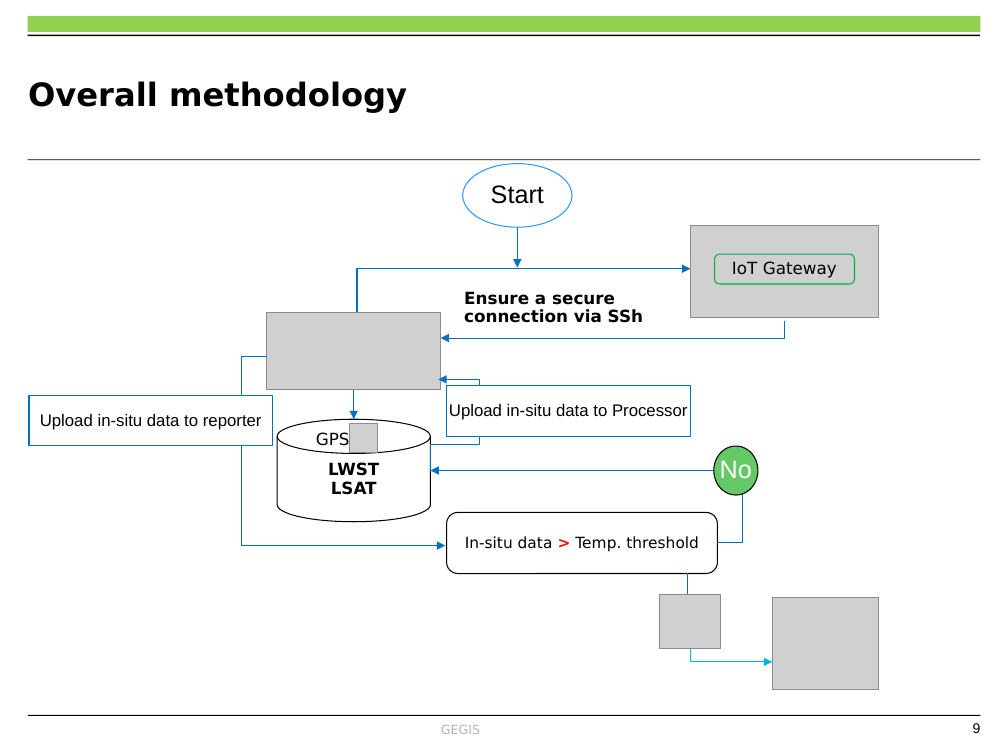
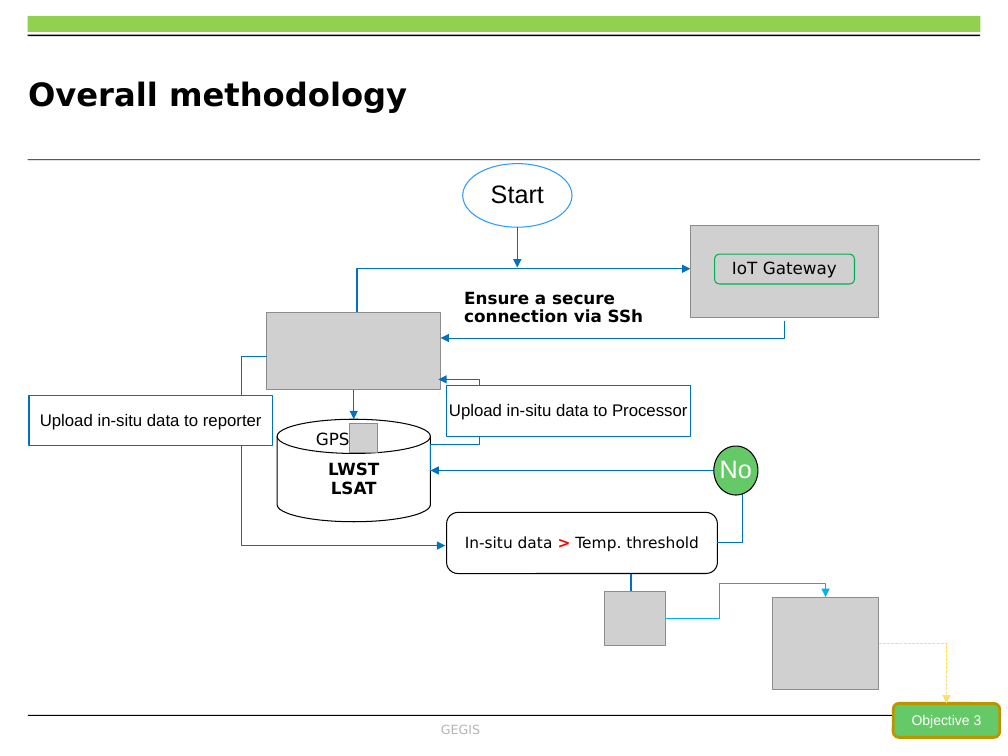
Before and after one commit to OkomoJacob/FinalYearProject, a slide deck: slide 9 of Dr. E Nduati, Superviser/Submissions/ENC222-0149_2017_OKOMO_JACOB_OKELLO_V3.pptx. Drawn at 1008x756 pixels with LibreOffice and Linux fonts; fonts in the diff are those of the drawing; grey boxes stand for pictures; background and template pictures are left out. Boxes give left, top, right and bottom in pixels: in the first picture for what was removed or moved away, otherwise in the second. Text is boxed around its words. In the diff, an @@ line names an element or a change of style, - is before the commit and + after.

```diff
--- a/Dr. E Nduati, Superviser/Submissions/ENC222-0149_2017_OKOMO_JACOB_OKELLO_V3.pptx
+++ b/Dr. E Nduati, Superviser/Submissions/ENC222-0149_2017_OKOMO_JACOB_OKELLO_V3.pptx
@@ picture moved from (x1=660, y1=594, x2=722, y2=648) to (x1=605, y1=592, x2=666, y2=646) @@
@@ line moved from (687, 594) - (687, 574) to (631, 595) - (631, 574) @@
@@ elbow arrow moved from (690, 625) - (772, 662) to (666, 619) - (826, 597) @@
@@ elbow arrow added from (879, 643) to (947, 704), #FFE065 0.75 pt dashed @@
@@ rounded rectangle added at (x1=893, y1=704, x2=1000, y2=738), fill #65C967, outline #BB9500 2 pt, 10 pt, text #FFFFFF @@
+Objective 3
```
Also in this commit, not shown: 11 other slides changed, 2 slides added, 1 slide removed, 16 other files.
